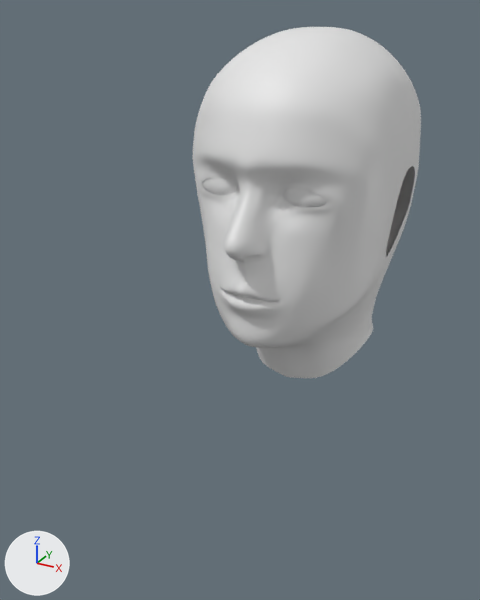
The Blender file BlendFilesForUnity/B_CharacterModel.blend, before and after one commit.
One viewpoint serves both versions: a camera (50 mm lens) standing at (3.67, -6.43, 6.17) and looking at (-1.22, 2.46, 1.72). Every picture has the same lights, and +X, +Y and +Z are marked at lower left.

The scene before the commit, as lines of its bpy script (objects in view):
```python
me_plane_002 = bpy.data.meshes.new('Plane.002')
me_plane_002.from_pydata(...)  # 561 vertices, 518 faces; spans x 0.0..5.5, y -12.0..8.5, z -16.5..2.0
me_plane_002.polygons.foreach_set('use_smooth', [True] * 518)
me_sphere = bpy.data.meshes.new('Sphere')
me_sphere.from_pydata(...)  # 29 vertices, 19 faces; spans x 0.91..2.59, y -1.11..-0.41, z -0.5..0.65
me_sphere.polygons.foreach_set('use_smooth', [True] * 19)
ob_plane_001 = bpy.data.objects.new('Plane.001', me_plane_002)
ob_plane_001.location = (0.0, 0.46, 3.88)
ob_plane_001.rotation_euler = (1.571, 0.0, 0.0)  # degrees (90, 0, 0)
ob_plane_001.scale = (0.244, 0.244, 0.244)
_m = ob_plane_001.modifiers.new('Mirror', 'MIRROR')
_m.use_clip = True
_m = ob_plane_001.modifiers.new('Subsurf', 'SUBSURF')
ob_sphere = bpy.data.objects.new('Sphere', me_sphere)
ob_sphere.location = (0.0, 0.9, 4.08)
ob_sphere.scale = (0.341, 0.196, 0.231)
_m = ob_sphere.modifiers.new('Mirror', 'MIRROR')
```
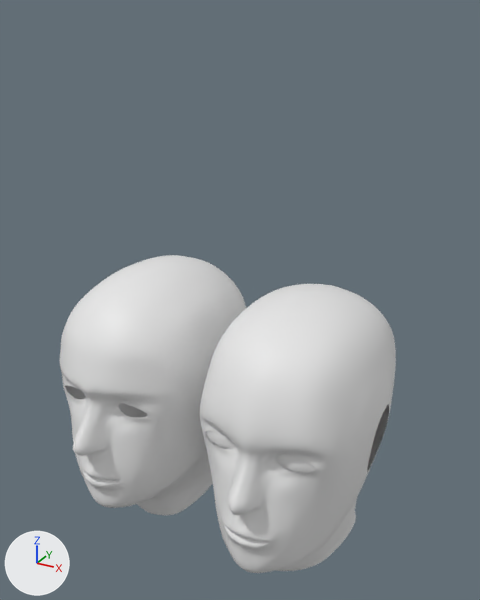
The change, as a list of edits to the scene's bpy script:
```text
Change ob_sphere:
    ob_sphere.location: (0.0, 0.9, 4.08) -> (0.0, 0.94, 0.21)
Change ob_plane_001:
    ob_plane_001.location: (0.0, 0.46, 3.88) -> (0.0, 0.46, 0.0)
Add ob_plane_002:
    ob_plane_002 = bpy.data.objects.new('Plane.002', me_plane_002.copy())  # the mesh of ob_plane_001
    ob_plane_002.location = (-2.87, 0.46, 0.0)
    ob_plane_002.rotation_euler = (1.571, 0.0, 0.0)  # degrees (90, 0, 0)
    ob_plane_002.scale = (0.244, 0.244, 0.244)
    _m = ob_plane_002.modifiers.new('Mirror', 'MIRROR')
    _m.use_clip = True
    _m = ob_plane_002.modifiers.new('Subsurf', 'SUBSURF')
```

What differs and where, as boxes (x1, y1, x2, y2) in the pictures (480 x 600 px):
'Plane.001', moved
    before: (193, 27, 421, 378)
    after: (200, 284, 396, 573)
'Plane.002', added
    after: (60, 255, 246, 515)
'Sphere', moved
    before: (202, 177, 327, 207)
    after: (205, 431, 315, 473)
